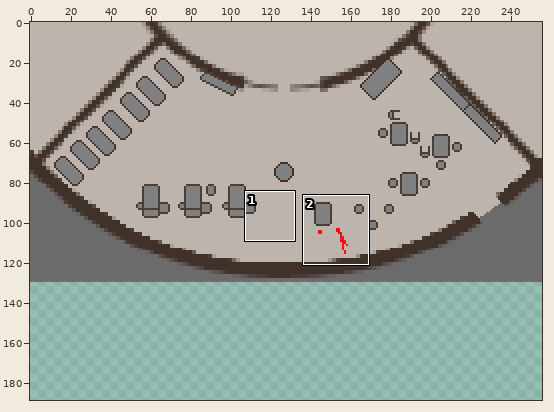
A sprite sheet gets an edit: Images/Evidence/nonmaleficence.png. The picture above shows the old version from afar; the outline marks the close-up.
Close-up. Old version:
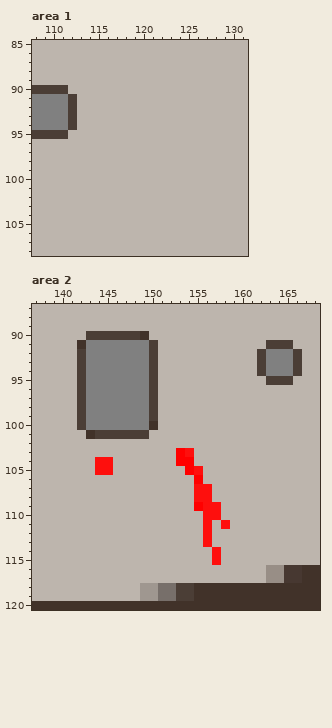
The file is 256x130 pixels. Colours within 5 levels of each other are drawn and written as one. Shown: area 1: x 108..131, y 85..108; area 2: x 137..168, y 87..120. The old version is drawn lined up with the new one, on the new canvas. The commit also changed other parts of the picture, which this record leaves out.
After:
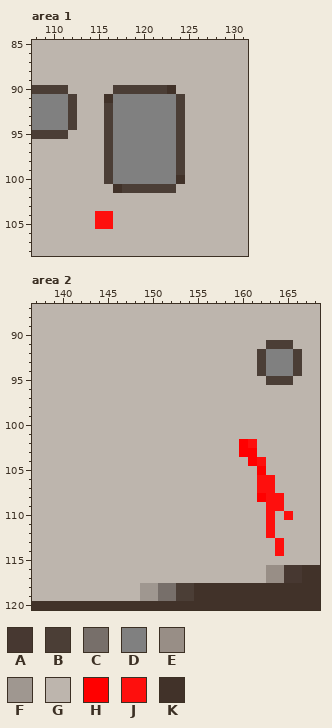
Palette (. is transparent): A #473831  B #4b3e36  C #776f6a  D #808080  E #988e86  F #9f9790  G #bdb5ad  H #ff0000  J #fe0f0d  K #413229
Changes in this commit:
{"change": "canvas 256x130 -> 256x189"}
{"where": "area 1"}
{"y":90,"x":117,"old":"GGGGGGG","new":"BBBBBBK"}
{"y":91,"x":116,"old":"GGGGGGGGG","new":"KDDDDDDDB"}
{"y":92,"x":116,"old":"GGGGGGGGG","new":"BDDDDDDDB"}
{"y":93,"x":116,"old":"GGGGGGGGG","new":"BDDDDDDDB"}
{"y":94,"x":116,"old":"GGGGGGGGG","new":"BDDDDDDDB"}
{"y":95,"x":116,"old":"GGGGGGGGG","new":"BDDDDDDDB"}
{"y":96,"x":116,"old":"GGGGGGGGG","new":"BDDDDDDDB"}
{"y":97,"x":116,"old":"GGGGGGGGG","new":"BDDDDDDDB"}
{"y":98,"x":116,"old":"GGGGGGGGG","new":"BDDDDDDDB"}
{"y":99,"x":116,"old":"GGGGGGGGG","new":"BDDDDDDDB"}
{"y":100,"x":116,"old":"GGGGGGGGG","new":"BDDDDDDDK"}
{"y":101,"x":117,"old":"GGGGGGG","new":"KBBBBBB"}
{"y":104,"x":115,"old":"GG","new":"JJ"}
{"y":105,"x":115,"old":"GG","new":"JJ"}
{"where": "area 2"}
{"y":90,"x":143,"old":"BBBBBBK","new":"GGGGGGG"}
{"y":91,"x":142,"old":"KDDDDDDDB","new":"GGGGGGGGG"}
{"y":92,"x":142,"old":"BDDDDDDDB","new":"GGGGGGGGG"}
{"y":93,"x":142,"old":"BDDDDDDDB","new":"GGGGGGGGG"}
{"y":94,"x":142,"old":"BDDDDDDDB","new":"GGGGGGGGG"}
{"y":95,"x":142,"old":"BDDDDDDDB","new":"GGGGGGGGG"}
{"y":96,"x":142,"old":"BDDDDDDDB","new":"GGGGGGGGG"}
{"y":97,"x":142,"old":"BDDDDDDDB","new":"GGGGGGGGG"}
{"y":98,"x":142,"old":"BDDDDDDDB","new":"GGGGGGGGG"}
{"y":99,"x":142,"old":"BDDDDDDDB","new":"GGGGGGGGG"}
{"y":100,"x":142,"old":"BDDDDDDDK","new":"GGGGGGGGG"}
{"y":101,"x":143,"old":"KBBBBBB","new":"GGGGGGG"}
{"y":102,"x":160,"old":"GG","new":"HJ"}
{"y":103,"x":153,"old":"HJ","new":"GG"}
{"y":103,"x":160,"old":"GG","new":"HH"}
{"y":104,"x":144,"old":"JJ","new":"GG"}
{"y":104,"x":153,"old":"HH","new":"GG"}
{"y":104,"x":161,"old":"GG","new":"HJ"}
{"y":105,"x":144,"old":"JJ","new":"GG"}
{"y":105,"x":154,"old":"HJ","new":"GG"}
{"y":105,"x":162,"old":"G","new":"H"}
{"y":106,"x":155,"old":"H","new":"G"}
{"y":106,"x":162,"old":"GG","new":"JJ"}
{"y":107,"x":155,"old":"JJ","new":"GG"}
{"y":107,"x":162,"old":"GG","new":"JJ"}
{"y":108,"x":155,"old":"JJ","new":"GG"}
{"y":108,"x":162,"old":"GGG","new":"HJJ"}
{"y":109,"x":155,"old":"HJJ","new":"GGG"}
{"y":109,"x":163,"old":"GG","new":"JJ"}
{"y":110,"x":156,"old":"JJ","new":"GG"}
{"y":110,"x":163,"old":"G","new":"J"}
{"y":110,"x":165,"old":"G","new":"J"}
{"y":111,"x":156,"old":"J","new":"G"}
{"y":111,"x":158,"old":"J","new":"G"}
{"y":111,"x":163,"old":"G","new":"J"}
{"y":112,"x":156,"old":"J","new":"G"}
{"y":112,"x":163,"old":"G","new":"J"}
{"y":113,"x":156,"old":"J","new":"G"}
{"y":113,"x":164,"old":"G","new":"J"}
{"y":114,"x":157,"old":"J","new":"G"}
{"y":114,"x":164,"old":"G","new":"J"}
{"y":115,"x":157,"old":"J","new":"G"}
{"label":"changed","picture_box":[95,85,185,229]}
{"label":"changed","picture_box":[77,331,293,565]}
